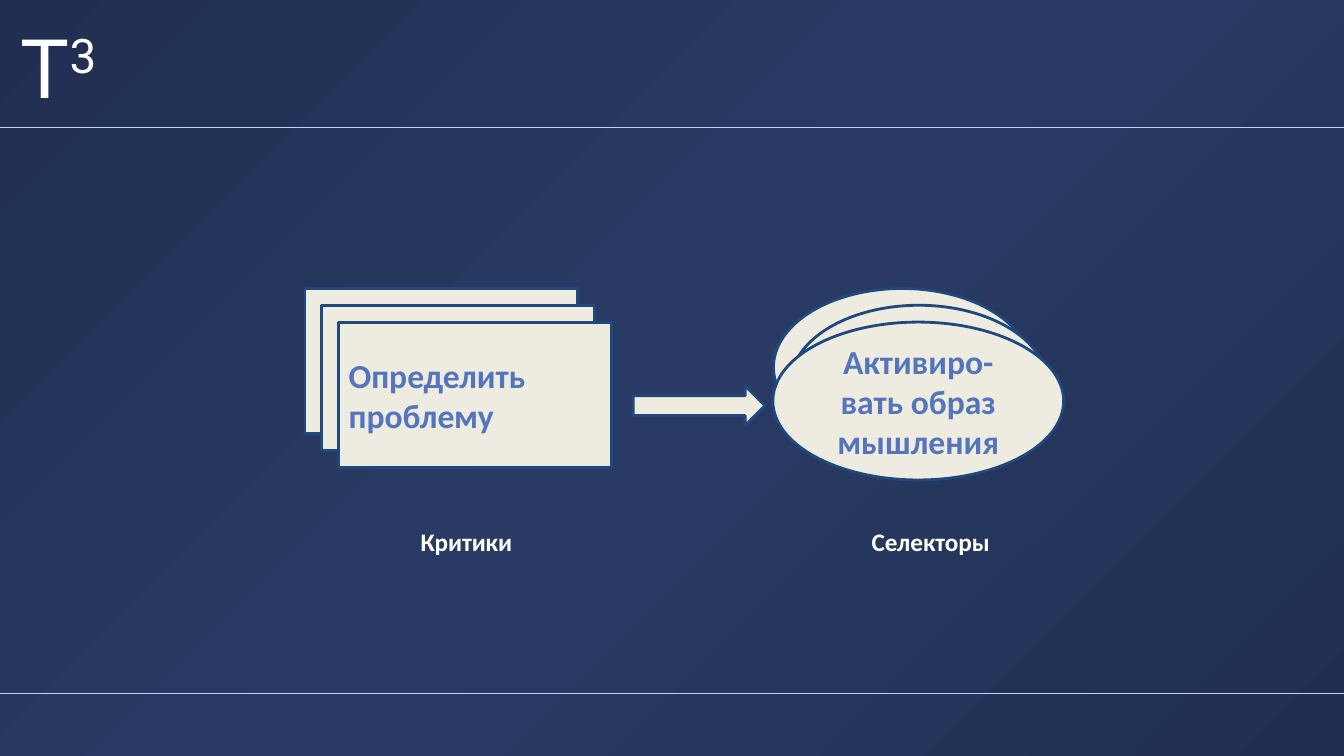
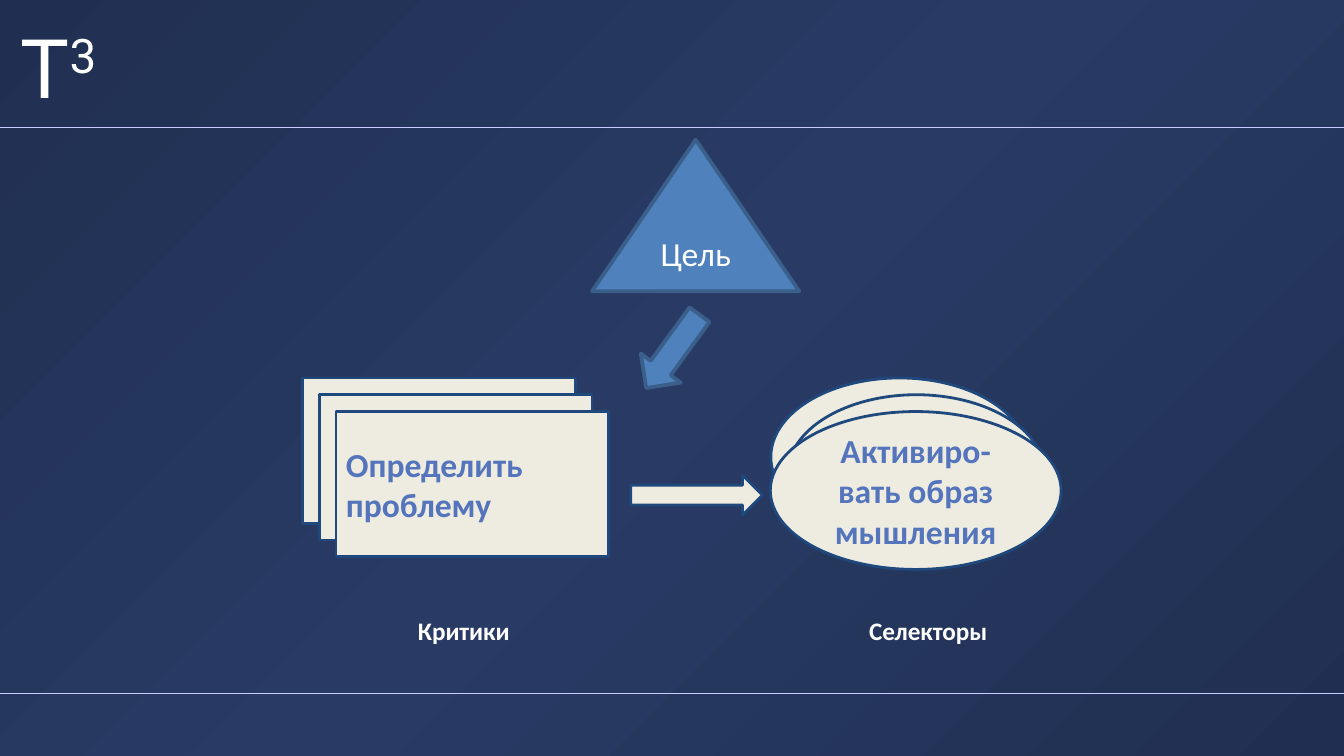
Before and after one commit to alexander-toschev/alexander-toschev, a slide deck: slide 32 of Disser/Presentation/DUBNAPresentationX-short.pptx (slide 33 before the commit). Drawn at 1344x756 pixels with LibreOffice and Linux fonts; fonts in the diff are those of the drawing; background and template pictures are left out. Boxes give left, top, right and bottom in pixels: in the first picture for what was removed or moved away, otherwise in the second. Text is boxed around its words. In the diff, an @@ line names an element or a change of style, - is before the commit and + after.

```diff
--- a/Disser/Presentation/DUBNAPresentationX-short.pptx
+++ b/Disser/Presentation/DUBNAPresentationX-short.pptx
@@ triangle added at [593,140,800,292], fill #4F81BD, outline #3A5F8C 2 pt, 18 pt, text #FFFFFF @@
+Цель
@@ down arrow added at [626,300,719,402], fill #4F81BD, outline #3A5F8C 2 pt @@
@@ 2 ellipses, 1 text, 1 rectangle: place and size @@
-2 ellipses, 1 text, 1 rectangle at [321,289,1047,555]
+2 ellipses, 1 text, 1 rectangle at [320,378,1044,644]
@@ 2 rectangles, 1 ellipse, 1 text, 1 right arrow: place and size @@
-2 rectangles, 1 ellipse, 1 text, 1 right arrow at [305,289,1063,555]
+2 rectangles, 1 ellipse, 1 text, 1 right arrow at [302,378,1060,644]
```
Also in this commit, not shown: 3 other slides changed, 7 slides added, 6 slides removed.
